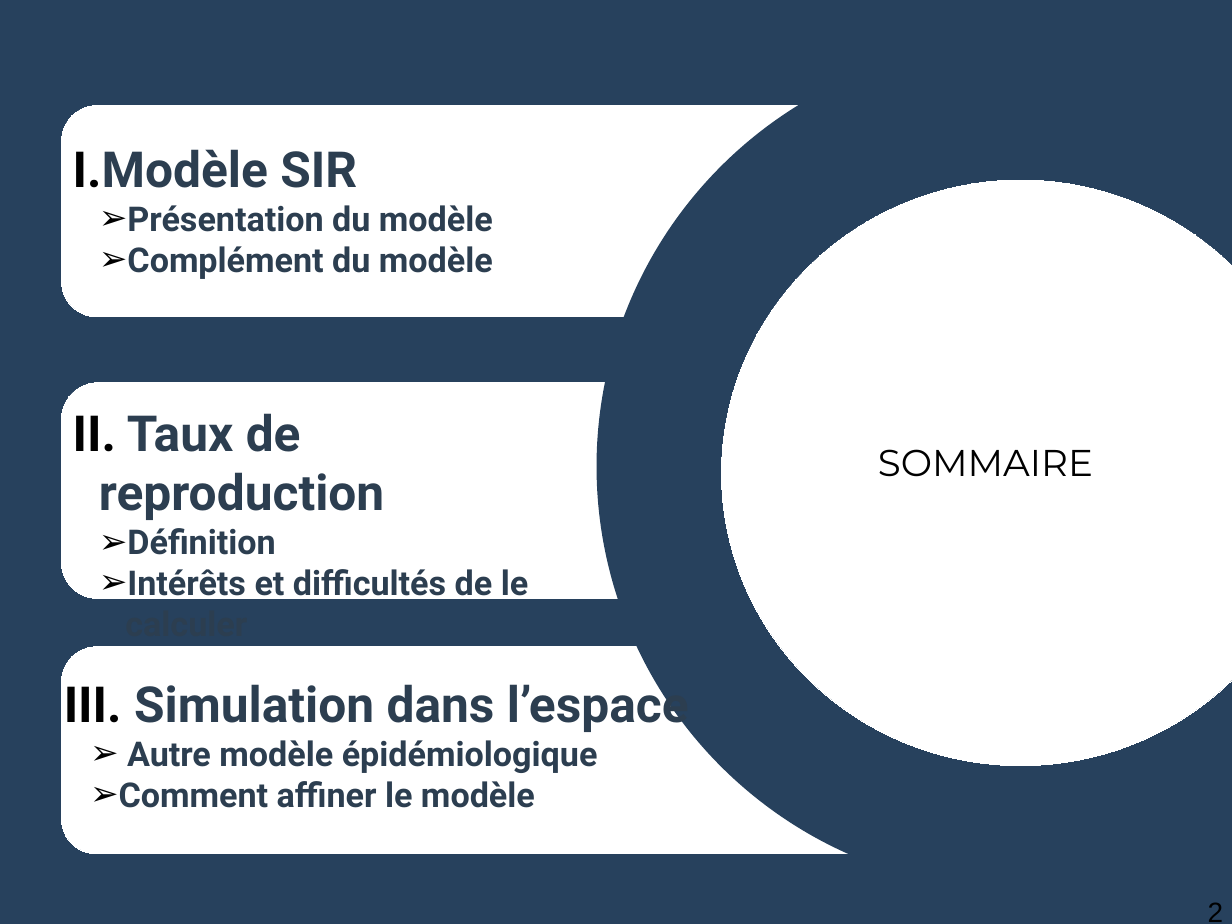
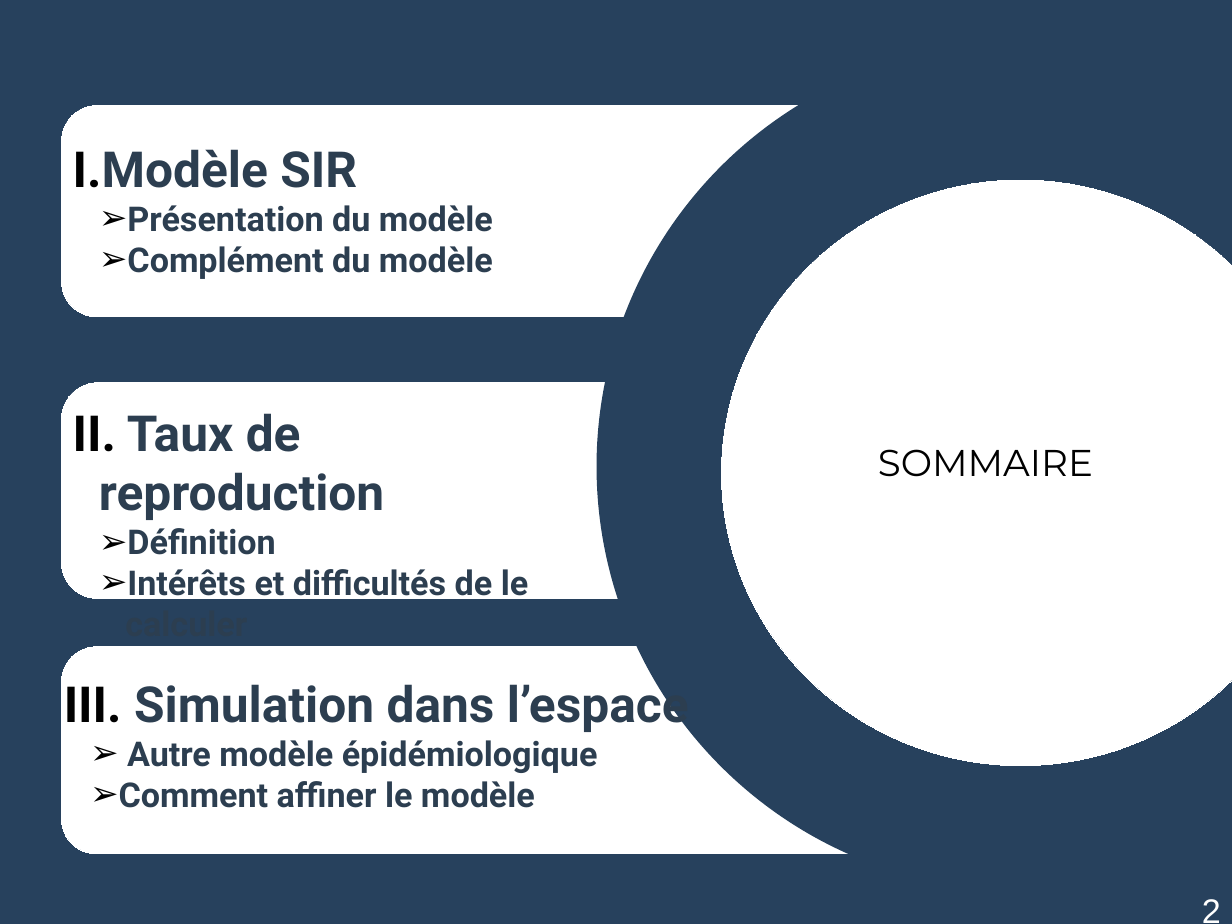
Before and after one commit to Alexia57/TIPE-2021-MP, a slide deck: slide 2 of Tipe_presentation.odp. Drawn at 1232x924 pixels with LibreOffice and Linux fonts; fonts in the diff are those of the drawing. Boxes give left, top, right and bottom in pixels: in the first picture for what was removed or moved away, otherwise in the second. Text is boxed around its words. In the diff, an @@ line names an element or a change of style, - is before the commit and + after.

```diff
--- a/Tipe_presentation.odp
+++ b/Tipe_presentation.odp
@@ text "2" at (1202,899,1221,923): size 18 to 22 pt, text colour #000000 to #FFFFFF @@
```
Also in this commit, not shown: 12 other slides changed, 1 slide added, 2 other files.
